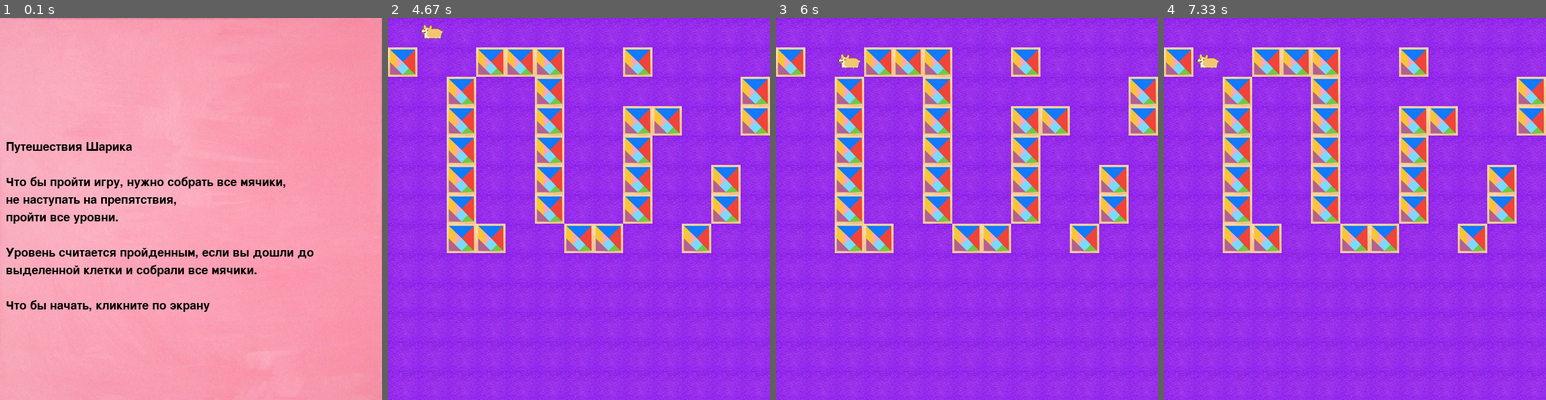
Above: before the commit, frames 1-4 (left to right).
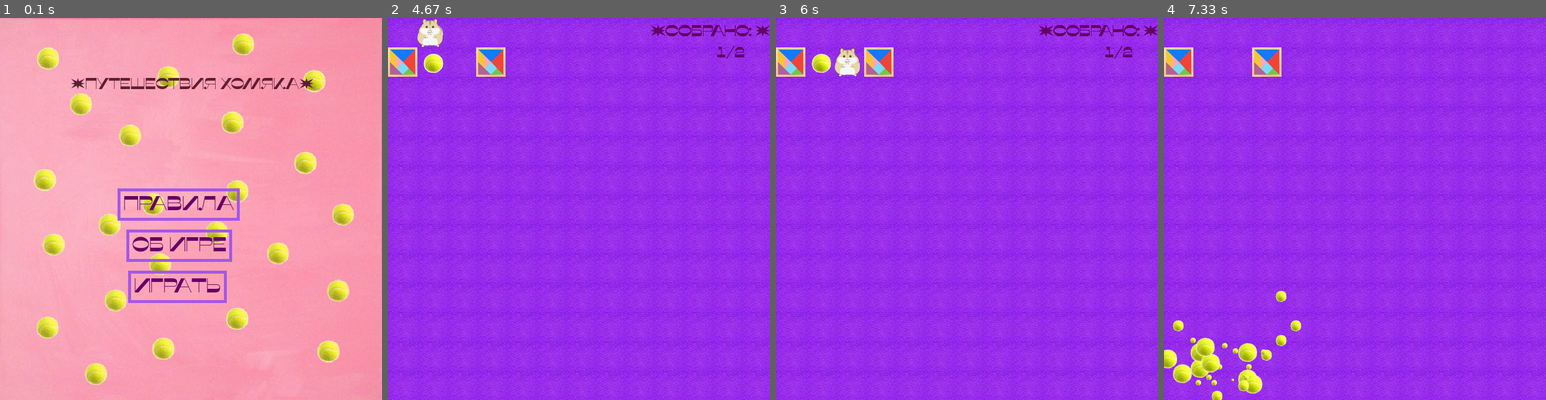
Above: after the commit, the same moments.

Repository: Churina-Margaery/-Pygame-Project
Game: pygame game, started from main.py
Two runs of this game, one before a commit and one after it. Both use one fixed random seed, a clock stepped at 60 frames per second and the inputs below.
Inputs (mouse positions are in pixels of both pictures, inside the frame that each line leads up to):
- Up to frame 1 (0.1 s): no input
- Up to frame 2 (4.67 s): click (571, 247) at 0.38 s, where only the run after the commit has a clickable "Об игре"; press the mouse at (441, 361) at 0.7 s; move the mouse to (575, 308) at 0.8 s; release the mouse at (712, 254) at 0.93 s; click (563, 285) at 1.05 s, where only the run after the commit has a clickable "Играть"; tap Right at 4.4 s
- Up to frame 3 (6 s): hold Up 4.73-5.2 s; move the mouse to (1100, 205) at 4.77 s; hold Right 5.23-5.87 s; hold Down from 5.9 s (still down)
- Up to frame 4 (7.33 s): release Down at 6.27 s; hold Left 6.3-6.77 s; press the mouse at (1217, 361) at 6.83 s; move the mouse to (1221, 273) at 6.93 s; release the mouse at (1228, 182) at 7.07 s; press the mouse at (1217, 361) at 7.17 s; move the mouse to (1232, 277) at 7.27 s

The runs differ from the first frame. In frame 1, 13% of the frame differs, in the area x 1-93%, y 4-96%; in frame 2, 17%; in frame 3, 17%; in frame 4, 18%, in the area x 0-100%, y 7-100%.

Commit message:
Add files via upload

Diff:
--- a/data/map.txt
+++ b/data/map.txt
@@ -1,15 +1,15 @@
-@################
-...##.##.######
-##########.##.##
-##..##.##.##.##
-##.##.##.##.###
-##.##..##.##.##
-##.##########.##
-##....##.######
-##################
-###############
-###############
-###############
-###############
-###############
-###############
+@!!#############
+.##.##########
+##############
+##############
+##############
+##############
+##############
+##############
+##############
+##############
+##############
+##############
+##############
+##############
+##############
--- a/main.py
+++ b/main.py
@@ -2,20 +2,16 @@
 import sys
 import os
 from maze import maze
+import random
+from datetime import datetime
+
 pygame.init()
 
-
-FPS = 50
-WIDTH = 650
-HEIGHT = 650
-
-
-def load_level(filename):
-    filename = "data/" + filename
-    with open(filename, 'r') as mapFile:
-        level_map = [line.strip() for line in mapFile]
-    max_width = max(map(len, level_map))
-    return list(map(lambda x: x.ljust(max_width, '.'), level_map))
+GRAVITY = -0.008
+width = 650
+height = 650
+screen_rect = (0, 0, width, height)
+all_sprites = pygame.sprite.Group()
 
 
 def load_image(name, colorkey=None):
@@ -37,53 +33,337 @@
     sys.exit()
 
 
-def start_screen():
-    intro_text = ["Путешествия Шарика",
+def create_particles(position):
+    particle_count = 20
+    numbers = range(-5, 6)
+    for _ in range(particle_count):
+        Particle(position, random.choice(numbers), random.choice(numbers))
+
+
+class Particle(pygame.sprite.Sprite):
+    fire = [load_image("ball.png")]
+    for scale in (5, 10, 20):
+        fire.append(pygame.transform.scale(fire[0], (scale, scale)))
+
+    def __init__(self, pos, dx, dy):
+        super().__init__(all_sprites)
+        self.image = random.choice(self.fire)
+        self.rect = self.image.get_rect()
+
+        self.velocity = [dx, dy]
+        self.rect.x, self.rect.y = pos
+
+        self.gravity = GRAVITY
+
+    def update(self):
+        self.velocity[1] += self.gravity
+        self.rect.x += self.velocity[0]
+        self.rect.y += self.velocity[1]
+        if not self.rect.colliderect(screen_rect):
+            self.kill()
+
+
+def end_screen(screen):
+    size = width, height
+    screen = pygame.display.set_mode(size)
+    pygame.display.set_caption('Maze')
+    fon = pygame.transform.scale(load_image('fon.jpg'), size)
+    screen.blit(fon, (0, 0))
+    clock = pygame.time.Clock()
+    running = True
+    show_time(duration)
+    while running:
+        show_time(duration)
+        for event in pygame.event.get():
+            if event.type == pygame.QUIT:
+                running = False
+            if event.type == pygame.MOUSEBUTTONDOWN:
+                create_particles(pygame.mouse.get_pos())
+        fon = pygame.transform.scale(load_image('fon.jpg'), size)
+        screen.blit(fon, (0, 0))
+        all_sprites.update()
+        all_sprites.draw(screen)
+        pygame.display.flip()
+        clock.tick(50)
+        show_time(duration)
+        print(duration)
+        pygame.display.flip()
+
+
+FPS = 50
+WIDTH = 650
+HEIGHT = 650
+balls = 0
+
+
+def load_level(filename):
+    filename = "data/" + filename
+    with open(filename, 'r') as mapFile:
+        level_map = [line.strip() for line in mapFile]
+    max_width = max(map(len, level_map))
+    return list(map(lambda x: x.ljust(max_width, '.'), level_map))
+
+
+def rules():
+    pygame.display.set_caption('Rules')
+    fon = pygame.transform.scale(load_image('start.jpg'), (WIDTH, HEIGHT))
+    screen.blit(fon, (0, 0))
+    intro_text = ["\nПравила\n",
                   "",
-                  "Что бы пройти игру, нужно собрать все мячики,",
-                  "не наступать на препятствия,",
+                  "Что бы пройти игру, нужно",
+                  "собрать все мячики,",
                   "пройти все уровни.",
+                  "У Вас нет возможности",
+                  "наступать на препятствия.",
                   "",
-                  "Уровень считается пройденным, если вы дошли до",
-                  "выделенной клетки и собрали все мячики.",
-                  "",
-                  "Что бы начать, кликните по экрану"]
-
-    fon = pygame.transform.scale(load_image('fon.jpg'), (WIDTH, HEIGHT))
-    screen.blit(fon, (0, 0))
-    font = pygame.font.Font(None, 30)
-    text_coord = 200
+                  "Уровень считается пройденным, ",
+                  "если вы дошли до выделенной",
+                  "клетки, собрали все мячики.",
+                  ""]
+    text_coord = 100
     for line in intro_text:
-        string_rendered = font.render(line, 1, pygame.Color('black'))
+        font = pygame.font.Font("data/font.ttf", 25)
+        string_rendered = font.render(line, 1, (92, 30, 50))
         intro_rect = string_rendered.get_rect()
         text_coord += 10
         intro_rect.top = text_coord
-        intro_rect.x = 10
+        intro_rect.x = 100
         text_coord += intro_rect.height
         screen.blit(string_rendered, intro_rect)
-
+    font = pygame.font.Font("data/font.ttf", 35)
+    text = font.render("Назад", 1, (102, 0, 102))
+    text_x = 20
+    text_y = 570
+    text_w = text.get_width()
+    text_h = text.get_height()
+    screen.blit(text, (text_x, text_y))
+    pygame.draw.rect(screen, (163, 88, 232), (text_x - 10, text_y - 10,
+                                              text_w + 20, text_h + 20), 5)
+    pygame.display.flip()
     while True:
         for event in pygame.event.get():
             if event.type == pygame.QUIT:
                 terminate()
             elif event.type == pygame.KEYDOWN or event.type == pygame.MOUSEBUTTONDOWN:
-                return
+                x, y = pygame.mouse.get_pos()
+                if 20 <= x <= 158 and 570 <= y <= 606:
+                    screen.blit(fon, (0, 0))
+                    return
         pygame.display.flip()
         clock.tick(FPS)
 
 
-tile_images = {'wall': load_image('box.png'), 'empty': load_image('carpet.png')}
-player_image = load_image('dog.png')
+def info():
+    pygame.display.set_caption('Info')
+    fon = pygame.transform.scale(load_image('start.jpg'), (WIDTH, HEIGHT))
+    screen.blit(fon, (0, 0))
+    intro_text = ["\nОб Игре\n",
+                  "",
+                  "Игра в жанре 'Лабиринт'",
+                  "",
+                  "Автор: Чурина Маргарита",
+                  "",
+                  "email:",
+                  "elshanskaya.r@inbox.ru",
+                  "",
+                  "Яндекс почта:",
+                  "tchurina.margaery@yandex.ru",
+                  ""]
+    text_coord = 100
+    for line in intro_text:
+        font = pygame.font.Font("data/font.ttf", 25)
+        string_rendered = font.render(line, 1, (92, 30, 50))
+        intro_rect = string_rendered.get_rect()
+        text_coord += 10
+        intro_rect.top = text_coord
+        intro_rect.x = 100
+        text_coord += intro_rect.height
+        screen.blit(string_rendered, intro_rect)
+    font = pygame.font.Font("data/font.ttf", 35)
+    text = font.render("Назад", 1, (102, 0, 102))
+    text_x = 20
+    text_y = 570
+    text_w = text.get_width()
+    text_h = text.get_height()
+    screen.blit(text, (text_x, text_y))
+    pygame.draw.rect(screen, (163, 88, 232), (text_x - 10, text_y - 10,
+                                              text_w + 20, text_h + 20), 5)
+    pygame.display.flip()
+    while True:
+        for event in pygame.event.get():
+            if event.type == pygame.QUIT:
+                terminate()
+            elif event.type == pygame.KEYDOWN or event.type == pygame.MOUSEBUTTONDOWN:
+                x, y = pygame.mouse.get_pos()
+                if 20 <= x <= 158 and 570 <= y <= 606:
+                    screen.blit(fon, (0, 0))
+                    return
+        pygame.display.flip()
+        clock.tick(FPS)
+
+
+def draw_buttons():
+    font = pygame.font.Font("data/font.ttf", 35)
+    text = font.render("Правила", 1, (102, 0, 102))
+    text_x = 210
+    text_y = 300
+    text_w = text.get_width()
+    text_h = text.get_height()
+    screen.blit(text, (text_x, text_y))
+    pygame.draw.rect(screen, (163, 88, 232), (text_x - 10, text_y - 10,
+                                              text_w + 20, text_h + 20), 5)
+    text = font.render("Об игре", 1, (102, 0, 102))
+    text_x = 225
+    text_y = 370
+    text_w = text.get_width()
+    text_h = text.get_height()
+    screen.blit(text, (text_x, text_y))
+    pygame.draw.rect(screen, (163, 88, 232), (text_x - 10, text_y - 10,
+                                              text_w + 20, text_h + 20), 5)
+    text = font.render("Играть", 1, (102, 0, 102))
+    text_x = 228
+    text_y = 440
+    text_w = text.get_width()
+    text_h = text.get_height()
+    screen.blit(text, (text_x, text_y))
+    pygame.draw.rect(screen, (163, 88, 232), (text_x - 10, text_y - 10,
+                                              text_w + 20, text_h + 20), 5)
+
+
+def draw_text():
+    intro_text = ["\nПутешествия Хомяка\n"]
+    pygame.display.set_caption('Maze')
+    fon = pygame.transform.scale(load_image('start.jpg'), (WIDTH, HEIGHT))
+    screen.blit(fon, (0, 0))
+    text_coord = 60
+    font = pygame.font.Font("data/font.ttf", 27)
+    string_rendered = font.render(intro_text[0], 1, (92, 30, 50))
+    intro_rect = string_rendered.get_rect()
+    text_coord += 40
+    intro_rect.top = text_coord
+    intro_rect.x = 120
+    text_coord += intro_rect.height
+    screen.blit(string_rendered, intro_rect)
+
+
+def show_time(difference):
+    fon = pygame.transform.scale(load_image('fon.jpg'), (WIDTH, HEIGHT))
+    screen.blit(fon, (0, 0))
+    seconds = difference % 60
+    mins = str((difference - seconds) // 60)
+    seconds = str(seconds)
+    text = "Время: {} минут, {} секунд".format(mins, seconds)
+    pygame.display.set_caption('Maze')
+    text_coord = 60
+    font = pygame.font.Font("data/font.ttf", 27)
+    string_rendered = font.render(text, 1, (92, 30, 50))
+    intro_rect = string_rendered.get_rect()
+    intro_rect.top = text_coord
+    intro_rect.x = 120
+    text_coord += intro_rect.height
+    screen.blit(string_rendered, intro_rect)
+
+
+def draw_count(have, all_balls):
+    intro_text = ["\nСобрано: \n",
+                  have + "/" + all_balls]
+    text_coord = 10
+    font = pygame.font.Font("data/font.ttf", 27)
+    string_rendered = font.render(intro_text[0], 1, (102, 0, 102))
+    intro_rect = string_rendered.get_rect()
+    intro_rect.top = text_coord
+    intro_rect.x = 447
+    text_coord += intro_rect.height
+    screen.blit(string_rendered, intro_rect)
+    for line in intro_text[1:]:
+        font = pygame.font.Font("data/font.ttf", 25)
+        string_rendered = font.render(line, 1, (102, 0, 102))
+        intro_rect = string_rendered.get_rect()
+        text_coord += 10
+        intro_rect.top = text_coord
+        intro_rect.x = 560
+        text_coord += intro_rect.height
+        screen.blit(string_rendered, intro_rect)
+
+
+def start_screen():
+    flag_1 = False
+    flag_2 = False
+    flag_3 = False
+    while True:
+        if flag_1:
+            pygame.draw.rect(screen, (56, 0, 102), (210 - 10, 300 - 10,
+                                                    189 + 20, 36 + 20), 5)
+            pygame.display.flip()
+        elif flag_2:
+            pygame.draw.rect(screen, (56, 0, 102), (225 - 10, 370 - 10,
+                                                    160 + 20, 36 + 20), 5)
+            pygame.display.flip()
+        elif flag_3:
+            pygame.draw.rect(screen, (56, 0, 102), (228 - 10, 440 - 10,
+                                                    149 + 20, 36 + 20), 5)
+            pygame.display.flip()
+        draw_text()
+        draw_buttons()
+        for event in pygame.event.get():
+            if event.type == pygame.QUIT:
+                terminate()
+            elif event.type == pygame.KEYDOWN or event.type == pygame.MOUSEBUTTONDOWN:
+                x, y = pygame.mouse.get_pos()
+                if 210 <= x <= 419 and 290 <= y <= 356:
+                    rules()
+                elif 225 <= x <= 404 and 360 <= y <= 426:
+                    info()
+                elif 218 <= x <= 386 and 420 <= y <= 486:
+                    return
+            elif event.type == pygame.MOUSEMOTION:
+                x, y = pygame.mouse.get_pos()
+                if 210 <= x <= 419 and 290 <= y <= 356:
+                    flag_1 = True
+                    pygame.draw.rect(screen, (56, 0, 102), (210 - 10, 300 - 10,
+                                                            189 + 20, 36 + 20), 5)
+                    pygame.display.flip()
+                    flag_2 = False
+                    flag_3 = False
+                elif 225 <= x <= 404 and 360 <= y <= 426:
+                    flag_2 = True
+                    pygame.draw.rect(screen, (163, 88, 232), (225 - 10, 370 - 10,
+                                                              160 + 20, 36 + 20), 5)
+                    pygame.display.flip()
+                    flag_1 = False
+                    flag_3 = False
+                elif 218 <= x <= 386 and 420 <= y <= 486:
+                    flag_3 = True
+                    pygame.draw.rect(screen, (163, 88, 232), (228 - 10, 440 - 10,
+                                                              149 + 20, 36 + 20), 5)
+                    pygame.display.flip()
+                    flag_1 = False
+                    flag_2 = False
+                else:
+                    flag_1 = False
+                    flag_2 = False
+                    flag_3 = False
+        pygame.display.flip()
+        clock.tick(FPS)
+
+
+tile_images = {'wall': load_image('box.png'),
+               'empty': load_image('carpet.png'),
+               'ball': load_image('ball.png')}
+player_image = load_image('hamster.png')
 
 tile_width = tile_height = 50
 
-
-all_sprites = pygame.sprite.Group()
 tiles_group = pygame.sprite.Group()
 player_group = pygame.sprite.Group()
+balls_group = pygame.sprite.Group()
+wall_group = pygame.sprite.Group()
+balls = []
 
 
 def generate_level(level):
+    ball_amount = 0
+    ball_dict = {}
     screen.fill((0, 0, 0))
     new_player, x, y = None, None, None
     for y in range(len(level)):
@@ -91,12 +371,18 @@
             if level[y][x] == '#':
                 Tile('empty', x, y)
             elif level[y][x] == '.':
+                Wall(x, y)
                 Tile('wall', x, y)
             elif level[y][x] == '@':
                 Tile('empty', x, y)
                 new_player = Player(x, y)
+            elif level[y][x] == '!':
+                Tile('empty', x, y)
+                balls.append(Ball(x, y))
+                ball_amount += 1
+                ball_dict[(x, y)] = True
             pygame.display.flip()
-    return new_player, x, y
+    return new_player, x, y, ball_amount, ball_dict
 
 
 class Tile(pygame.sprite.Sprite):
@@ -106,46 +392,149 @@
         self.rect = self.image.get_rect().move(tile_width * pos_x, tile_height * pos_y)
 
 
+class Wall(pygame.sprite.Sprite):
+    def __init__(self, pos_x, pos_y):
+        super().__init__(wall_group, all_sprites)
+        self.image = tile_images["wall"]
+        self.rect = self.image.get_rect().move(tile_width * pos_x, tile_height * pos_y)
+
+
+class Ball(pygame.sprite.Sprite):
+    def __init__(self, pos_x, pos_y):
+        super().__init__(tiles_group, all_sprites, balls_group)
+        self.image = tile_images["ball"]
+        self.rect = self.image.get_rect().move(tile_width * pos_x + 10, tile_height * pos_y + 10)
+
+    def check(self):
+        if pygame.sprite.spritecollideany(self, player_group):
+            all_sprites.remove(self)
+            tiles_group.remove(self)
+            balls_group.remove(self)
+            self.kill()
+            balls_group.draw(screen)
+            return 1
+        return 0
+
+
 class Player(pygame.sprite.Sprite):
     def __init__(self, pos_x, pos_y):
         super().__init__(player_group, all_sprites)
         self.image = player_image
         self.rect = self.image.get_rect().move(tile_width * pos_x, tile_height * pos_y)
 
-
-maze(4, 4)
+    def check(self):
+        if pygame.sprite.spritecollideany(self, wall_group):
+            return True
+        return False
+
+
+pygame.display.set_caption('Maze')
+taken = 0
+end = 1
+maze(1, 1, 2)
 size = WIDTH, HEIGHT
 screen = pygame.display.set_mode(size)
 clock = pygame.time.Clock()
 start_screen()
-player, level_x, level_y = generate_level(load_level('map.txt'))
+player, level_x, level_y, amount, ball_dict = \
+    generate_level(load_level('map.txt'))
+total = amount
 tiles_group.draw(screen)
 player_group.draw(screen)
+balls_group.draw(screen)
 pygame.display.flip()
 
-while True:
+level = 1
+flag = False
+time = datetime.strftime(datetime.now(), "%Y.%m.%d %H:%M:%S").split()[1]
+sec = sum(map(int, time.split(":")))
+running = True
+while running:
+    draw_count(str(taken), str(amount))
     for event in pygame.event.get():
         if event.type == pygame.QUIT:
+            from stars import end_screen
             terminate()
         elif event.type == pygame.KEYDOWN:
             if event.key == pygame.K_LEFT:
                 if 50 <= player.rect.x:
                     tiles_group.draw(screen)
                     player.rect.x -= 50
+                    if player.check():
+                        player.rect.x += 50
                     player_group.draw(screen)
             if event.key == pygame.K_RIGHT:
                 if player.rect.x < 600:
                     tiles_group.draw(screen)
                     player.rect.x += 50
+                    if player.check():
+                        player.rect.x -= 50
                     player_group.draw(screen)
             if event.key == pygame.K_UP:
                 if 50 <= player.rect.y:
                     tiles_group.draw(screen)
                     player.rect.y -= 50
+                    if player.check():
+                        player.rect.y += 50
                     player_group.draw(screen)
             if event.key == pygame.K_DOWN:
                 if player.rect.y < 600:
                     tiles_group.draw(screen)
                     player.rect.y += 50
+                    if player.check():
+                        player.rect.y -= 50
                     player_group.draw(screen)
+            balls_group.draw(screen)
+            player_group.draw(screen)
+    for elem in balls:
+        taken += elem.check()
+        if elem.check() == 1:
+            balls.remove(elem)
+    if not balls:
+        level += 1
+        if level >= end:
+            time = datetime.strftime(datetime.now(), "%Y.%m.%d %H:%M:%S").split()[1]
+            new_time = sum(map(int, time.split(":")))
+            duration = new_time - sec
+            fon = pygame.transform.scale(load_image('fon.jpg'), (WIDTH, HEIGHT))
+            screen.blit(fon, (0, 0))
+            running = False
+        else:
+            taken = 0
+            draw_count(str(taken), str(amount))
+            all_sprites = pygame.sprite.Group()
+            tiles_group = pygame.sprite.Group()
+            player_group = pygame.sprite.Group()
+            balls_group = pygame.sprite.Group()
+            wall_group = pygame.sprite.Group()
+            balls = []
+            if level == 2:
+                maze(2, 2, 4)
+            elif level == 3:
+                maze(3, 3, 4)
+            elif level == 4:
+                maze(3, 3, 4)
+            elif level == 5:
+                maze(3, 3, 5)
+            elif level == 6:
+                maze(3, 3, 6)
+            elif level == 7:
+                maze(3, 3, 6)
+            elif level == 8:
+                maze(4, 4, 6)
+            elif level == 9:
+                maze(4, 4, 7)
+            elif level == 10:
+                maze(5, 5, 7)
+            screen = pygame.display.set_mode(size)
+            screen.fill((0, 0, 0))
+            player, level_x, level_y, amount, ball_dict = \
+                generate_level(load_level('map.txt'))
+            total = amount
+            tiles_group.draw(screen)
+            player_group.draw(screen)
+            balls_group.draw(screen)
+            pygame.display.flip()
     pygame.display.flip()
+
+end_screen(screen)
--- a/maze.py
+++ b/maze.py
@@ -22,25 +22,41 @@
     m[cs[0]+x][cs[1]+y] = 0
 
 
-def draw_console(m, mh):
+def draw_console(m, mh, flags):
     f = open("data/map.txt", encoding="utf8", mode="w")
     f.truncate()
+    lst = []
     for i in range(mh):
         if i == 0:
             t = ['##' if x else '.' for x in m[i][1:]]
-            print("@"+''.join(x for x in t).ljust(15, "#"), file=f)
+            string = "@"+''.join(x for x in t).ljust(15, "#")
+            lst.append(list(string))
         elif i % 2 == 0:
             t = ['##' if x else '.' for x in m[i]]
-            print(''.join(x for x in t).ljust(15, "#"), file=f)
+            string = ''.join(x for x in t).ljust(14, "#")
+            lst.append(list(string))
         else:
             t = ['##.' if x else '.' for x in m[i][::2]]
-            print(''.join(x for x in t).ljust(15, "#"), file=f)
+            string = ''.join(x for x in t).ljust(14, "#")
+            lst.append(list(string))
     for i in range(15 - mh):
-        print("###############", file=f)
+        string = "##############"
+        lst.append(list(string))
+    for _ in range(flags):
+        chosen = None
+        i = None
+        j = None
+        while chosen != "#":
+            i = random.choice(range(0, mh - 1))
+            j = random.choice(range(0, len(m[i])))
+            chosen = lst[i][j]
+        lst[i][j] = "!"
+    for line in lst:
+        print("".join(line), file=f)
     f.close()
 
 
-def maze(w0, h0):
+def maze(w0, h0, flags):
     w = 2 * w0 + 1
     h = 2 * h0 + 1
     maze = []
@@ -79,4 +95,4 @@
             currentcell = stackcurr[-1]
             endcell = random.randrange(1, h, 2)
             maze[endcell][-1] = 0
-    draw_console(maze, h)
+    draw_console(maze, h, flags)
--- a/stars.py
+++ b/stars.py
@@ -3,11 +3,14 @@
 import os
 import sys
 
+
+pygame.init()
 GRAVITY = -0.008
 width = 650
 height = 650
 screen_rect = (0, 0, width, height)
 all_sprites = pygame.sprite.Group()
+pygame.display.set_caption('Maze')
 
 
 def load_image(name, colorkey=None):
@@ -30,17 +33,14 @@
 
 
 def create_particles(position):
-    # количество создаваемых частиц
     particle_count = 20
-    # возможные скорости
     numbers = range(-5, 6)
     for _ in range(particle_count):
         Particle(position, random.choice(numbers), random.choice(numbers))
 
 
 class Particle(pygame.sprite.Sprite):
-    # сгенерируем частицы разного размера
-    fire = [load_image("star.png")]
+    fire = [load_image("ball.png")]
     for scale in (5, 10, 20):
         fire.append(pygame.transform.scale(fire[0], (scale, scale)))
 
@@ -49,29 +49,25 @@
         self.image = random.choice(self.fire)
         self.rect = self.image.get_rect()
 
-        # у каждой частицы своя скорость — это вектор
         self.velocity = [dx, dy]
-        # и свои координаты
         self.rect.x, self.rect.y = pos
 
-        # гравитация будет одинаковой (значение константы)
         self.gravity = GRAVITY
 
     def update(self):
-        # применяем гравитационный эффект:
-        # движение с ускорением под действием гравитации
         self.velocity[1] += self.gravity
-        # перемещаем частицу
         self.rect.x += self.velocity[0]
         self.rect.y += self.velocity[1]
-        # убиваем, если частица ушла за экран
         if not self.rect.colliderect(screen_rect):
             self.kill()
 
 
 def end_screen():
+    pygame.display.set_caption('Maze')
     size = width, height
     screen = pygame.display.set_mode(size)
+    fon = pygame.transform.scale(load_image('fon.jpg'), size)
+    screen.blit(fon, (0, 0))
     clock = pygame.time.Clock()
     running = True
     while running:
@@ -79,11 +75,10 @@
             if event.type == pygame.QUIT:
                 running = False
             if event.type == pygame.MOUSEBUTTONDOWN:
-                # создаём частицы по щелчку мыши
                 create_particles(pygame.mouse.get_pos())
-
+        fon = pygame.transform.scale(load_image('fon.jpg'), size)
+        screen.blit(fon, (0, 0))
         all_sprites.update()
-        screen.fill((0, 0, 0))
         all_sprites.draw(screen)
         pygame.display.flip()
         clock.tick(50)
Binary file added: data/ball.png
Binary file changed: data/fon.jpg
Binary file added: data/font.ttf
Binary file added: data/hamster.png
Binary file added: data/start.jpg
Binary file added: data/—Pngtree—hamsters_1856398.png
